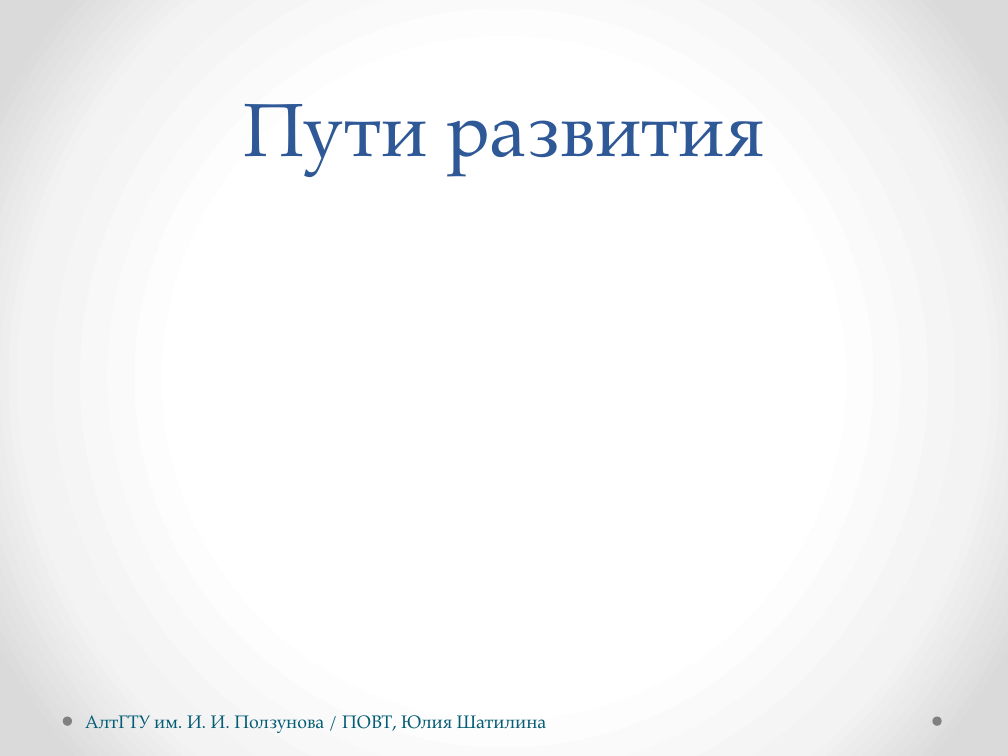
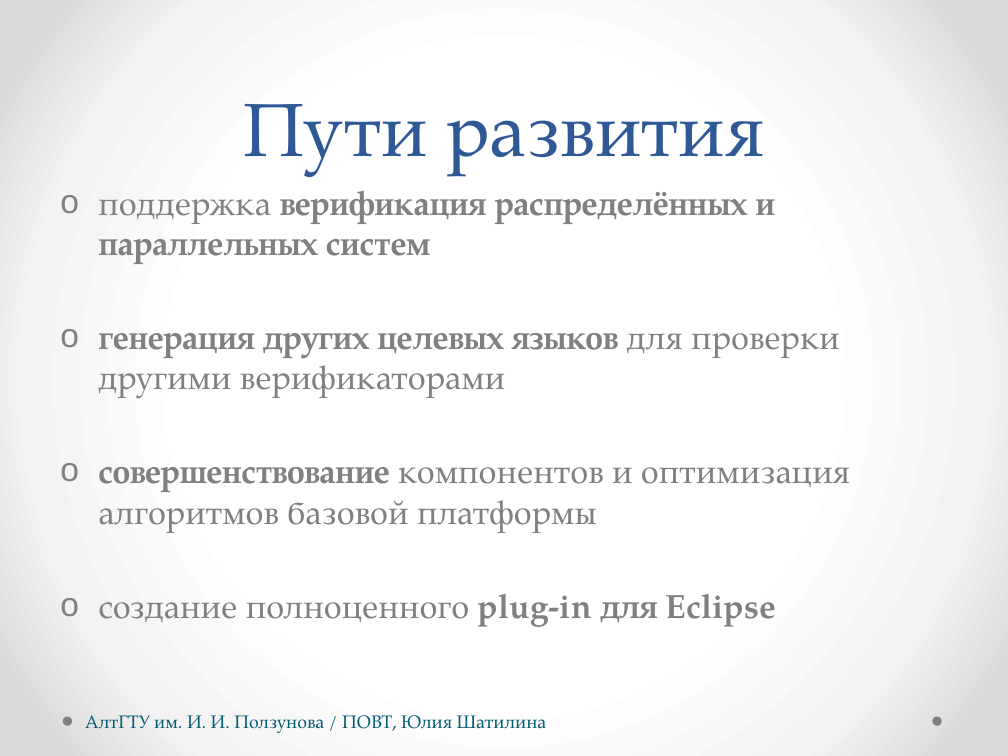
Before and after one commit to hisohito/proto-doc, a slide deck: slide 12 of shatilina.pptx (slide 13 before the commit). Drawn at 1008x756 pixels with LibreOffice and Linux fonts; fonts in the diff are those of the drawing. Boxes give left, top, right and bottom in pixels: in the first picture for what was removed or moved away, otherwise in the second. Text is boxed around its words. In the diff, an @@ line names an element or a change of style, - is before the commit and + after.

```diff
--- a/shatilina.pptx
+++ b/shatilina.pptx
@@ text added at [98,191,850,627], 24 pt, text #808080 @@
+o поддержка верификация распределённых и параллельных систем
+o генерация других целевых языков для проверки другими верификаторами
+o совершенствование компонентов и оптимизация алгоритмов базовой платформы
+o создание полноценного plug-in для Eclipse
```
Also in this commit, not shown: 4 other slides changed, 1 slide removed, 6 other files.
